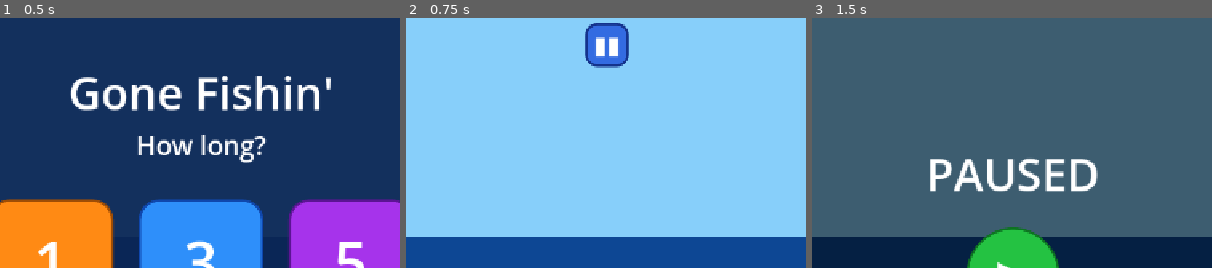
Above: before the commit, frames 1-3 (left to right).
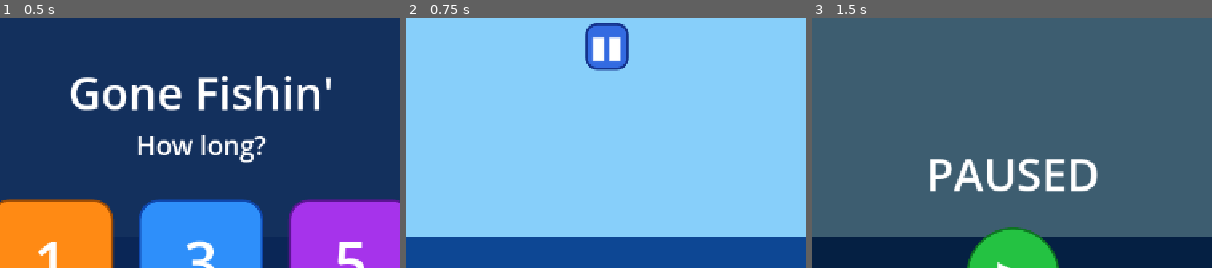
Above: after the commit, the same moments.

Repository: abroederdorf/Carters-Games
Game: Godot game, scene res://scenes/Game.tscn
Same seed, same stepped clock (60 frames per second), same inputs: the game is played once before the commit and once after it.
Inputs:
- Up to frame 1 (0.5 s): no input
- Up to frame 2 (0.75 s): click "1" at 0.5 s
- Up to frame 3 (1.5 s): click "▮▮" at 1.25 s
The pictures show only the part of the screen within x 25-75%, y 0-50%; the shares and areas given below are measured in that part.

Frame 1 is identical in both runs. In frame 2, 0.6% of the frame differs, in the area x 44-56%, y 7-22%; in frame 3, nothing differs.

Commit message:
Increase pause glyph size further (38 → 48)
Co-Authored-By: Claude Sonnet 4.6 <noreply@anthropic.com>

Diff:
--- a/scenes/UI.tscn
+++ b/scenes/UI.tscn
@@ -307,7 +307,7 @@
 offset_right = 35.0
 offset_bottom = 78.0
 text = "▮▮"
-theme_override_font_sizes/font_size = 38
+theme_override_font_sizes/font_size = 48
 theme_override_constants/outline_size = 2
 theme_override_colors/font_color = Color(1, 1, 1, 1)
 theme_override_colors/font_outline_color = Color(1, 1, 1, 1)
